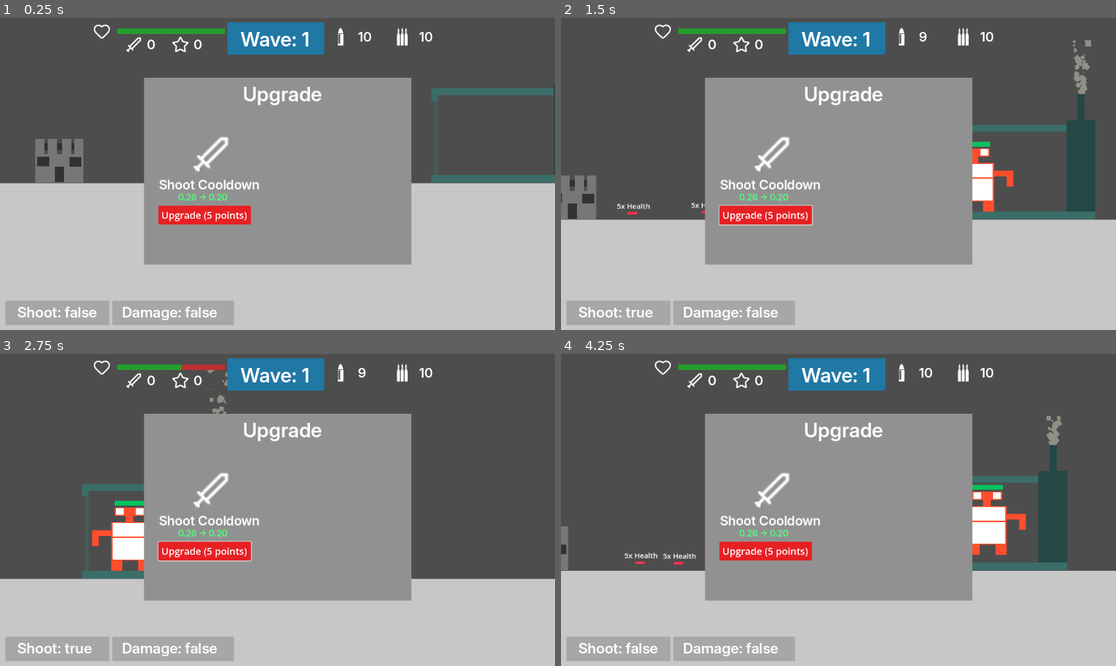
Above: before the commit, frames 1-4 (two rows, left to right).
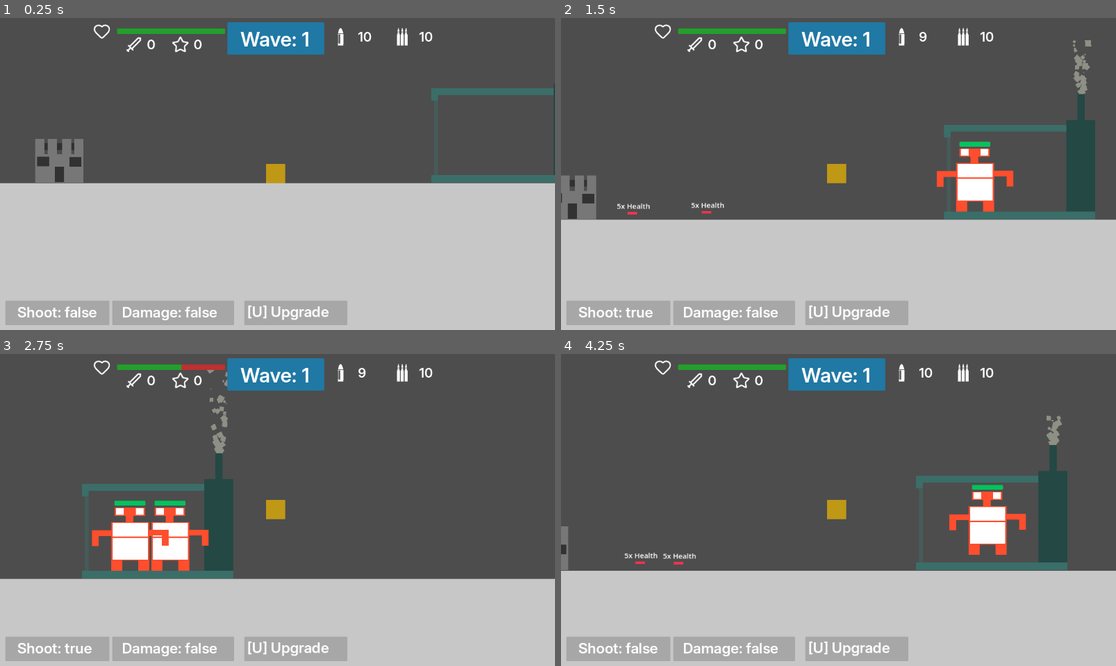
Above: after the commit, the same moments.

Repository: matt-2-dev/demo
Game: Godot game, scene res://scenes/level0.tscn
Two runs of this game, one before a commit and one after it. Both use one fixed random seed, a clock stepped at 60 frames per second and the inputs below.
Inputs (mouse positions are in pixels of both pictures, inside the frame that each line leads up to):
- Up to frame 1 (0.25 s): no input
- Up to frame 2 (1.5 s): click (766, 214) at 0.52 s; tap Enter (ui_accept) at 1.25 s; move the mouse to (960, 158) at 1.27 s; hold Right (ui_right) from 1.28 s (still down)
- Up to frame 3 (2.75 s): keep holding Right (ui_right); tap Enter (ui_accept) at 1.52, 2.27 s; move the mouse to (166, 525) at 2.02 s
- Up to frame 4 (4.25 s): move the mouse to (894, 441) at 2.77 s; release Right (ui_right) at 2.78 s; hold Left (ui_left) 2.78-3.53 s; move the mouse to (810, 572) at 3.52 s; hold Right (ui_right) from 3.53 s (still down); tap Enter (ui_accept) at 3.77 s

The runs differ from the first frame. In frame 1, 30% of the frame differs, in the area x 25-75%, y 19-99%; in frame 2, 30%; in frame 3, 30%; in frame 4, 30%.

Commit message:
upgrade system start

Diff:
--- a/project.godot
+++ b/project.godot
@@ -53,6 +53,11 @@
 "events": [Object(InputEventKey,"resource_local_to_scene":false,"resource_name":"","device":-1,"window_id":0,"alt_press …(192 unchanged characters)…
 ]
 }
+ui_exit={
+"deadzone": 0.2,
+"events": [Object(InputEventKey,"resource_local_to_scene":false,"resource_name":"","device":-1,"window_id":0,"alt_pressed":false,"shift_pressed":false,"ctrl_pressed":false,"meta_pressed":false,"pressed":false,"keycode":0,"physical_keycode":4194305,"key_label":0,"unicode":0,"location":0,"echo":false,"script":null)
+]
+}
 
 [physics]
 
--- a/scenes/level0.tscn
+++ b/scenes/level0.tscn
@@ -16,6 +16,7 @@
 [ext_resource type="Texture2D" uid="uid://yguy5bgwd44m" path="res://icons/ui/reserve-ammo-icon.png" id="14_yoi1k"]
 [ext_resource type="Texture2D" uid="uid://bf8qboepdyn8v" path="res://icons/ui/upgrade_holder.png" id="15_pnrra"]
 [ext_resource type="Script" uid="uid://ddag7ggl3krly" path="res://scripts/upgrade.gd" id="15_yoi1k"]
+[ext_resource type="Texture2D" uid="uid://cb6w4q3tbeh" path="res://icons/ui/star-plus.png" id="17_5xwn4"]
 
 [sub_resource type="RectangleShape2D" id="RectangleShape2D_evtob"]
 size = Vector2(3079, 647)
@@ -73,6 +74,14 @@
 
 [sub_resource type="LabelSettings" id="LabelSettings_r2ue6"]
 font_size = 20
+
+[sub_resource type="StyleBoxFlat" id="StyleBoxFlat_3i82n"]
+bg_color = Color(0.9019608, 0.1254902, 0.13725491, 1)
+
+[sub_resource type="LabelSettings" id="LabelSettings_l1g8i"]
+font = ExtResource("5_tcqsn")
+font_size = 22
+shadow_size = 0
 
 [node name="Node2D" type="Node2D" unique_id=1893233345 node_paths=PackedStringArray("health_bar", "points_label", "mag_label", "reserve_ammo_label", "debug_shoot_label", "debug_damage_label", "player")]
 script = ExtResource("1_gklfi")
@@ -102,7 +111,7 @@
 damage_debug_label = NodePath("../DebugUI/damage-label-holder/damage-label")
 shoot_debug_label = NodePath("../DebugUI/shoot-label-holder/shoot-label")
 upgrade_ui = NodePath("../UpgradeUI")
-shoot_cooldown_button = NodePath("../UpgradeUI/upgrade-button")
+shoot_cooldown_button = NodePath("../UpgradeUI/upgrade-shoot-cooldown-button")
 shoot_cooldown_label = NodePath("../UpgradeUI/shoot-cooldown-text2")
 
 [node name="Camera2D" type="Camera2D" parent="CharacterBody2D" unique_id=66485005]
@@ -277,10 +286,28 @@
 text = "10"
 label_settings = SubResource("LabelSettings_3i82n")
 
-[node name="UpgradeUI" type="CanvasLayer" parent="." unique_id=1804754877 node_paths=PackedStringArray("shoot_cooldown_button", "shoot_cooldown_stat")]
+[node name="TextureRect" type="TextureRect" parent="GameUI" unique_id=1740417410]
+offset_left = 507.0
+offset_top = 587.0
+offset_right = 721.0
+offset_bottom = 638.0
+texture = ExtResource("5_wrnl3")
+
+[node name="damage-label2" type="Label" parent="GameUI" unique_id=886814961]
+offset_left = 513.0
+offset_top = 591.0
+offset_right = 718.0
+offset_bottom = 633.0
+text = "[U] Upgrade"
+label_settings = SubResource("LabelSettings_6q6d4")
+
+[node name="UpgradeUI" type="CanvasLayer" parent="." unique_id=1804754877 node_paths=PackedStringArray("shoot_cooldown_upgrade", "point_per_kill_upgrade", "point_per_kill_stat", "shoot_cooldown_stat")]
+visible = false
 script = ExtResource("15_yoi1k")
-shoot_cooldown_button = NodePath("upgrade-button")
-shoot_cooldown_stat = NodePath("shoot-cooldown-text2")
+shoot_cooldown_upgrade = NodePath("upgrade-shoot-cooldown-button")
+point_per_kill_upgrade = NodePath("upgrade-point-per-kill-button")
+point_per_kill_stat = NodePath("point-per-kill-stat")
+shoot_cooldown_stat = NodePath("shoot-cooldown-stat")
 
 [node name="frame-holder" type="TextureRect" parent="UpgradeUI" unique_id=1492905774]
 offset_left = 299.0
@@ -304,6 +331,13 @@
 offset_bottom = 327.0
 texture = ExtResource("11_6hrqr")
 
+[node name="shoot-cooldown-image2" type="TextureRect" parent="UpgradeUI" unique_id=993285253]
+offset_left = 650.0
+offset_top = 240.0
+offset_right = 737.0
+offset_bottom = 327.0
+texture = ExtResource("17_5xwn4")
+
 [node name="shoot-cooldown-text" type="Label" parent="UpgradeUI" unique_id=1033443248]
 offset_left = 330.0
 offset_top = 329.0
@@ -311,8 +345,18 @@
 offset_bottom = 368.0
 text = "Shoot Cooldown"
 label_settings = SubResource("LabelSettings_yoi1k")
-
-[node name="upgrade-text" type="Label" parent="UpgradeUI" unique_id=920646906]
+horizontal_alignment = 1
+
+[node name="shoot-cooldown-text3" type="Label" parent="UpgradeUI" unique_id=61896315]
+offset_left = 589.0
+offset_top = 329.0
+offset_right = 798.0
+offset_bottom = 368.0
+text = "Point Per Kill"
+label_settings = SubResource("LabelSettings_yoi1k")
+horizontal_alignment = 1
+
+[node name="shoot-cooldown-stat" type="Label" parent="UpgradeUI" unique_id=920646906]
 offset_left = 370.0
 offset_top = 361.0
 offset_right = 493.0
@@ -320,8 +364,19 @@
 theme_override_colors/font_color = Color(1, 0.20784314, 1, 1)
 text = "0.26 -> 0.20"
 label_settings = SubResource("LabelSettings_3mf5k")
-
-[node name="upgrade-button" type="Button" parent="UpgradeUI" unique_id=954542806]
+horizontal_alignment = 1
+
+[node name="point-per-kill-stat" type="Label" parent="UpgradeUI" unique_id=657873559]
+offset_left = 638.0
+offset_top = 363.0
+offset_right = 761.0
+offset_bottom = 386.0
+theme_override_colors/font_color = Color(1, 0.20784314, 1, 1)
+text = "1 -> 3"
+label_settings = SubResource("LabelSettings_3mf5k")
+horizontal_alignment = 1
+
+[node name="upgrade-shoot-cooldown-button" type="Button" parent="UpgradeUI" unique_id=954542806]
 offset_left = 329.0
 offset_top = 390.0
 offset_right = 521.0
@@ -336,4 +391,36 @@
 text = "Upgrade (5 points)"
 label_settings = SubResource("LabelSettings_r2ue6")
 
-[connection signal="pressed" from="UpgradeUI/upgrade-button" to="UpgradeUI" method="_upgrade_shoot_cooldown"]
+[node name="upgrade-point-per-kill-button" type="Button" parent="UpgradeUI" unique_id=767067384]
+offset_left = 600.0
+offset_top = 391.0
+offset_right = 792.0
+offset_bottom = 430.0
+theme_override_styles/normal = SubResource("StyleBoxFlat_5xwn4")
+
+[node name="shoot-cooldown-text4" type="Label" parent="UpgradeUI" unique_id=1179401314]
+offset_left = 606.0
+offset_top = 396.0
+offset_right = 787.0
+offset_bottom = 424.0
+text = "Upgrade (5 points)"
+label_settings = SubResource("LabelSettings_r2ue6")
+
+[node name="upgrade-close" type="Button" parent="UpgradeUI" unique_id=789623732]
+offset_left = 713.0
+offset_top = 129.0
+offset_right = 847.0
+offset_bottom = 182.0
+theme_override_styles/normal = SubResource("StyleBoxFlat_3i82n")
+
+[node name="Label" type="Label" parent="UpgradeUI" unique_id=1803277661]
+offset_left = 725.0
+offset_top = 141.0
+offset_right = 840.0
+offset_bottom = 169.0
+text = "[ESC] Exit"
+label_settings = SubResource("LabelSettings_l1g8i")
+
+[connection signal="pressed" from="UpgradeUI/upgrade-shoot-cooldown-button" to="UpgradeUI" method="_upgrade_shoot_cooldown"]
+[connection signal="pressed" from="UpgradeUI/upgrade-point-per-kill-button" to="UpgradeUI" method="_upgrade_point_per_kill"]
+[connection signal="pressed" from="UpgradeUI/upgrade-close" to="UpgradeUI" method="_exit"]
--- a/scripts/robot.gd
+++ b/scripts/robot.gd
@@ -19,7 +19,8 @@
 func drop_ammo():
 	gm.give_ammo(floor(randi_range(3, 4)))
 func drop_points():
-	gm.give_point(floor(randi_range(5,10)))
+	# gm will be repladed by upgrade system soon
+	gm.give_point(1)
 func _physics_process(delta):
 	if player == null:
 		return
@@ -34,11 +35,12 @@
 		health -= 1
 		health_bar.value = health
 		if health <= 0:
+			# this will be replaced by the actual point upgrade system
+			# which uses the actual increase to calculate points from game manager
+			# but rn just this
 			drop_ammo()
 			queue_free()
-		if randf() < 0.12:
 			drop_points()
-			gm.give_point(5)
 			gameUI.get_node("kills-label").text = str(
 				int(gameUI.get_node("kills-label").text) + 1
 			)
--- a/scripts/upgrade.gd
+++ b/scripts/upgrade.gd
@@ -1,6 +1,8 @@
 extends CanvasLayer
 
-@export var shoot_cooldown_button: Button
+@export var shoot_cooldown_upgrade: Button
+@export var point_per_kill_upgrade: Button
+@export var point_per_kill_stat: Label
 @export var shoot_cooldown_stat: Label
 var player
 # player stats
@@ -15,8 +17,18 @@
 	reserve_ammo = player.reserve_ammo
 	points = player.points
 	health = player.health
-
-
+	# keybind close
+	if Input.is_action_just_pressed("ui_exit"):
+		print("pressed exit")
+		visible = false
+	# keybind open
+	if Input.is_action_just_pressed("ui_upgrade"):
+		print("pressed open")
+		visible = true
 # upgrade shoot cooldown button
 func _upgrade_shoot_cooldown() -> void:
-	pass # upgrade logic here beta
+	print("button for upgrade shoot cooldown is pressed :0")
+func _upgrade_point_per_kill() -> void:
+	print("you press")
+func _exit() -> void:
+	visible = false
Binary file added: icons/ui/star-plus.png
Not shown, added: icons/ui/star-plus.png.import
